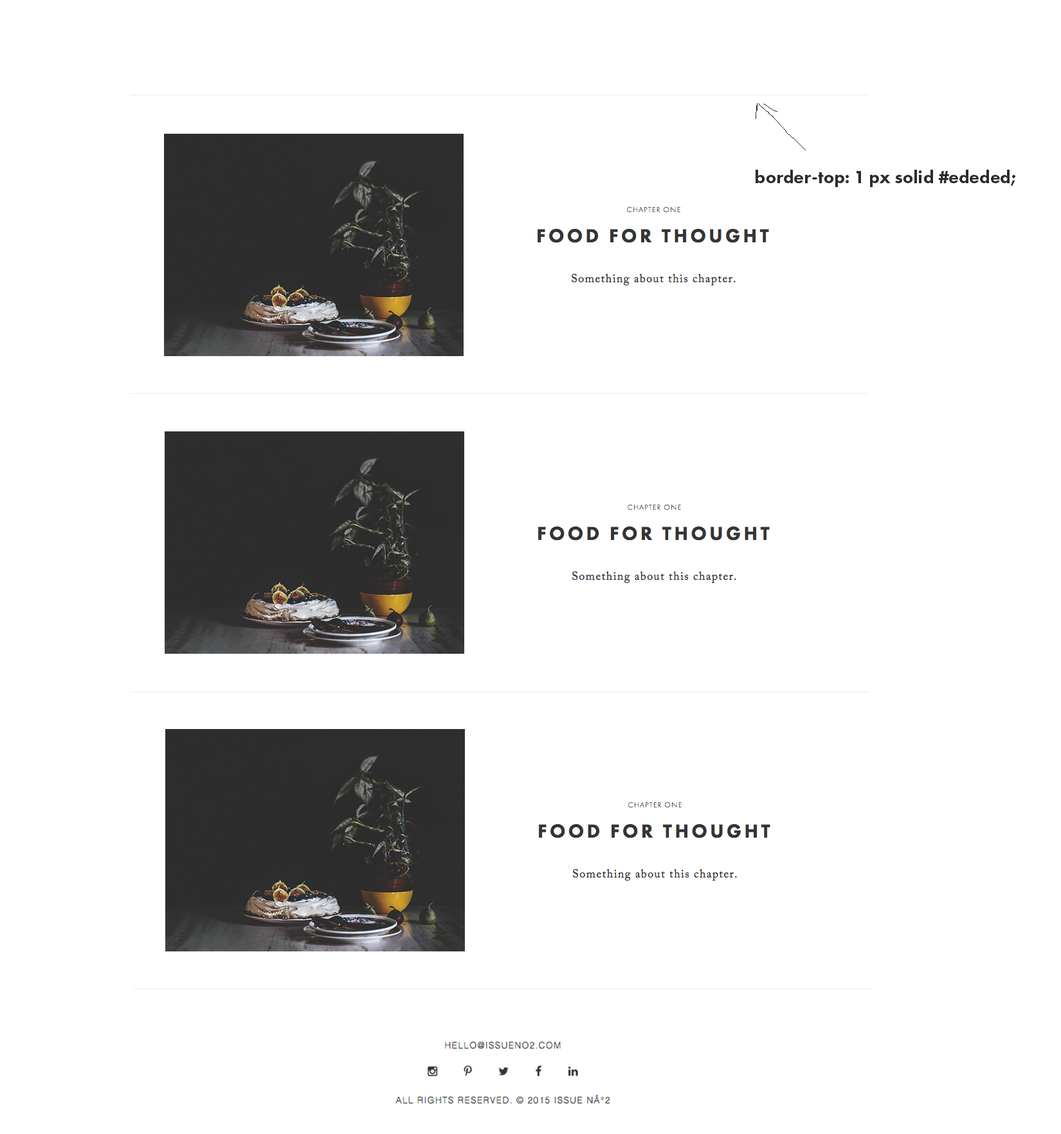
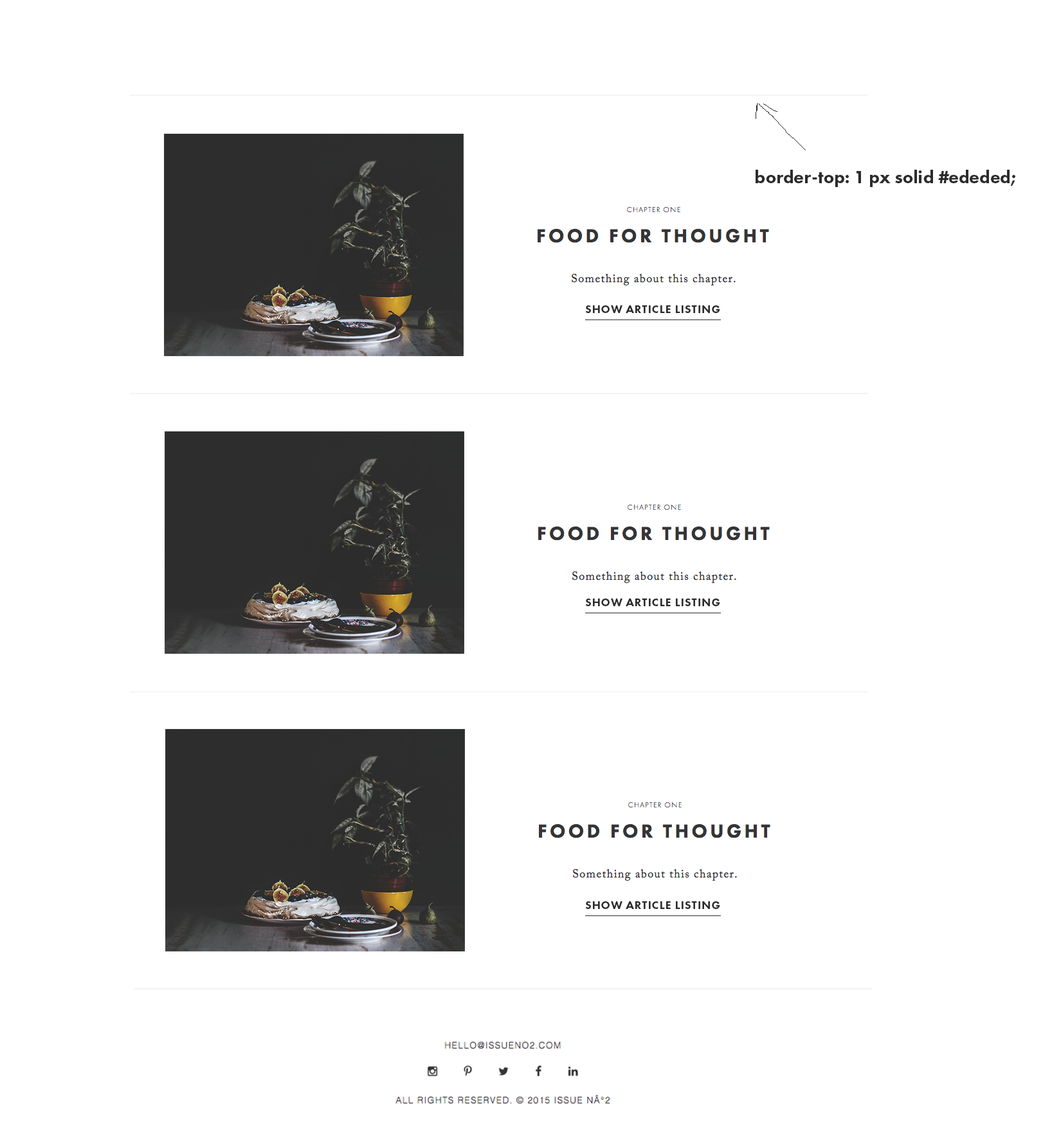
Before/after of a w=1061, h=1134 layered artwork. What changed in the layer stack:
added layer "Muoto 1 kopio 2" above "SHOW ARTICLE LISTING" over [585, 915, 721, 917]
added layer "SHOW ARTICLE LISTING" (1st of 2) above "Muoto 1 kopio" over [585, 901, 721, 910]
added layer "Muoto 1 kopio" above "SHOW ARTICLE LISTING kopio" over [585, 612, 721, 614]
added layer "SHOW ARTICLE LISTING kopio" above "Muoto 1" over [585, 598, 721, 607]
added layer "Muoto 1" above "SHOW ARTICLE LISTING" over [585, 319, 721, 321]
added layer "SHOW ARTICLE LISTING" (2nd of 2) above "Tausta" over [585, 305, 721, 314]
added layer "Tausta" over [585, 305, 721, 917]
